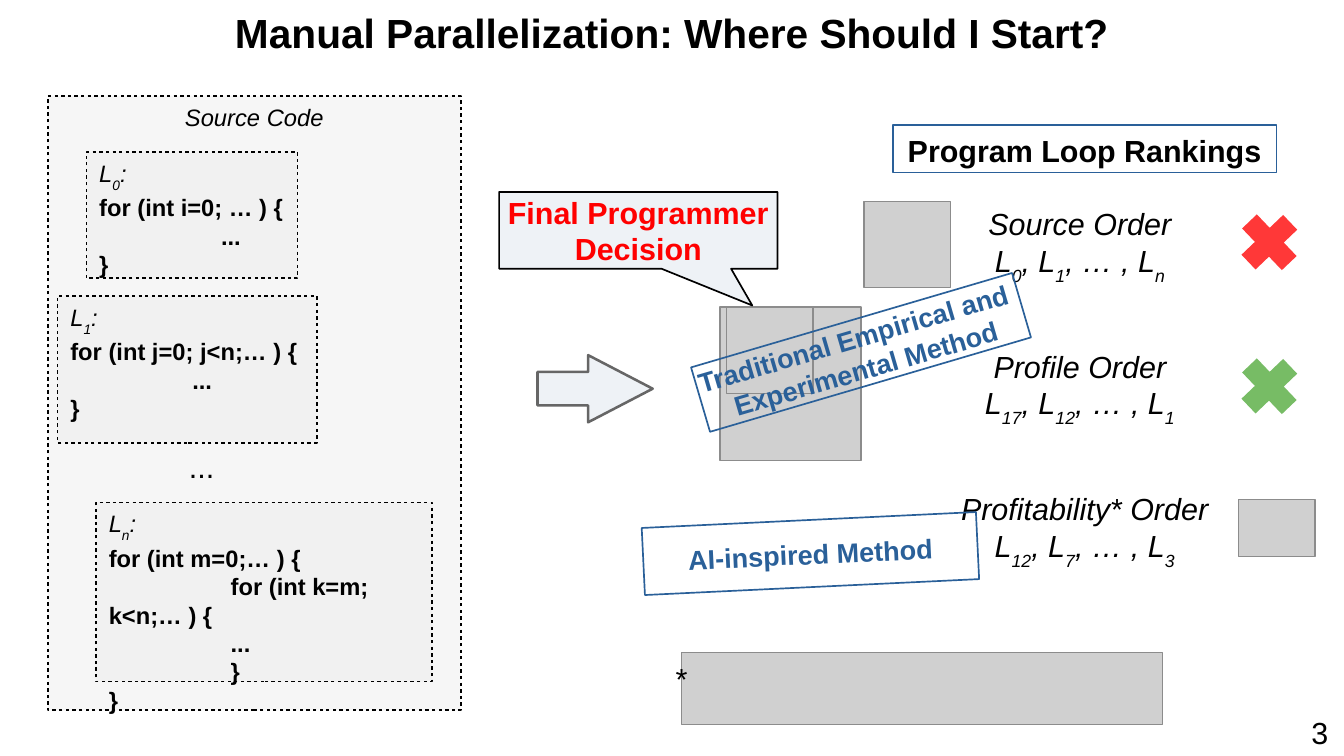
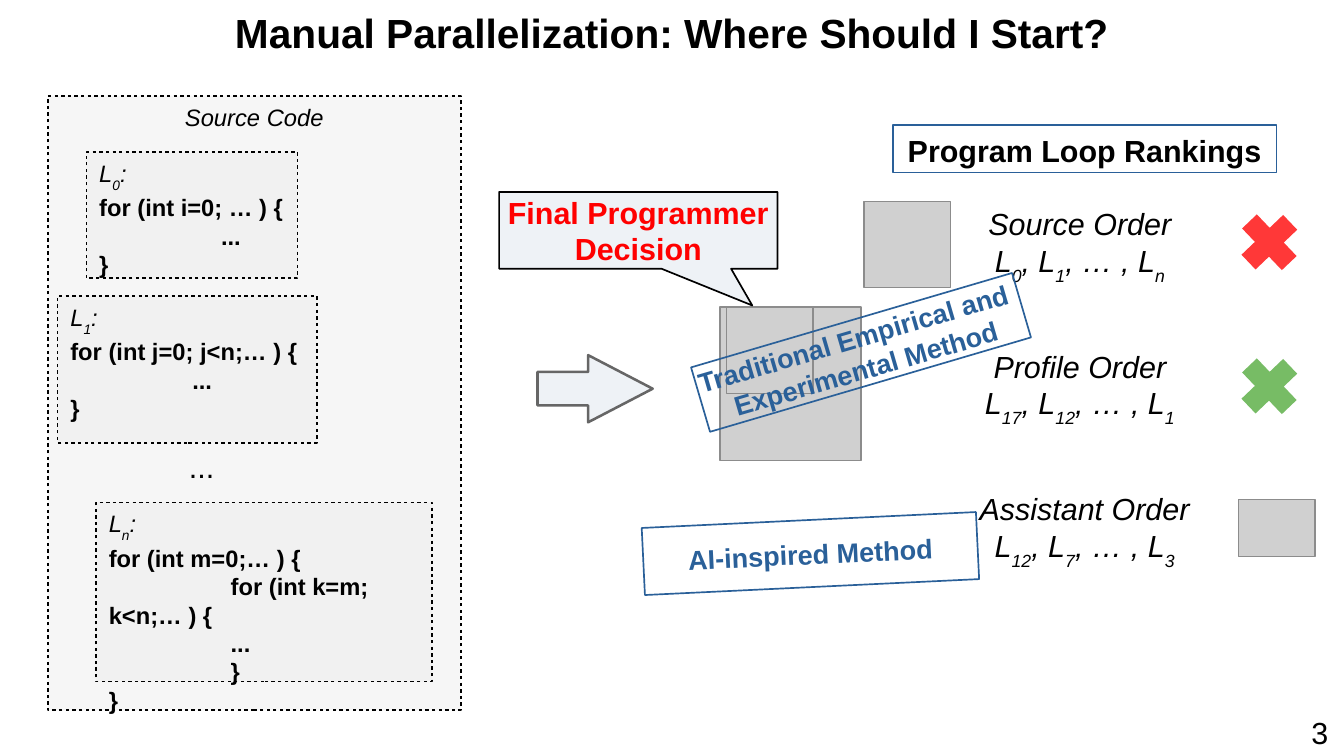
Before and after one commit to harel-coffee/PParMetrics-auto, a slide deck: slide 16 of doc/AI_SEPS_2019_talk/presentation.odp. Drawn at 1344x756 pixels with LibreOffice and Linux fonts; fonts in the diff are those of the drawing; grey boxes stand for pictures. Boxes give left, top, right and bottom in pixels: in the first picture for what was removed or moved away, otherwise in the second. Text is boxed around its words. In the diff, an @@ line names an element or a change of style, - is before the commit and + after.

```diff
--- a/doc/AI_SEPS_2019_talk/presentation.odp
+++ b/doc/AI_SEPS_2019_talk/presentation.odp
@@ text at bbox=[980, 498, 1190, 521]: text changed @@
-Profitability* Order
+Assistant Order
@@ text removed at bbox=[662, 655, 729, 701] @@
-*
@@ picture removed at bbox=[682, 652, 1162, 724] @@
```
Also in this commit, not shown: 13 other slides changed, 1 slide added, 2 other files.
